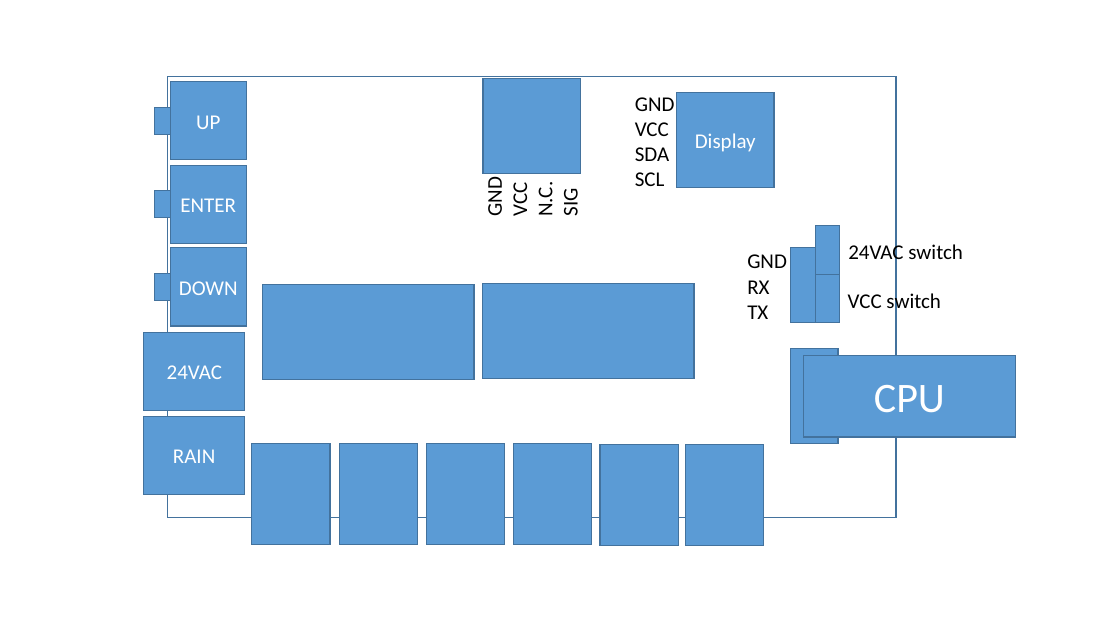
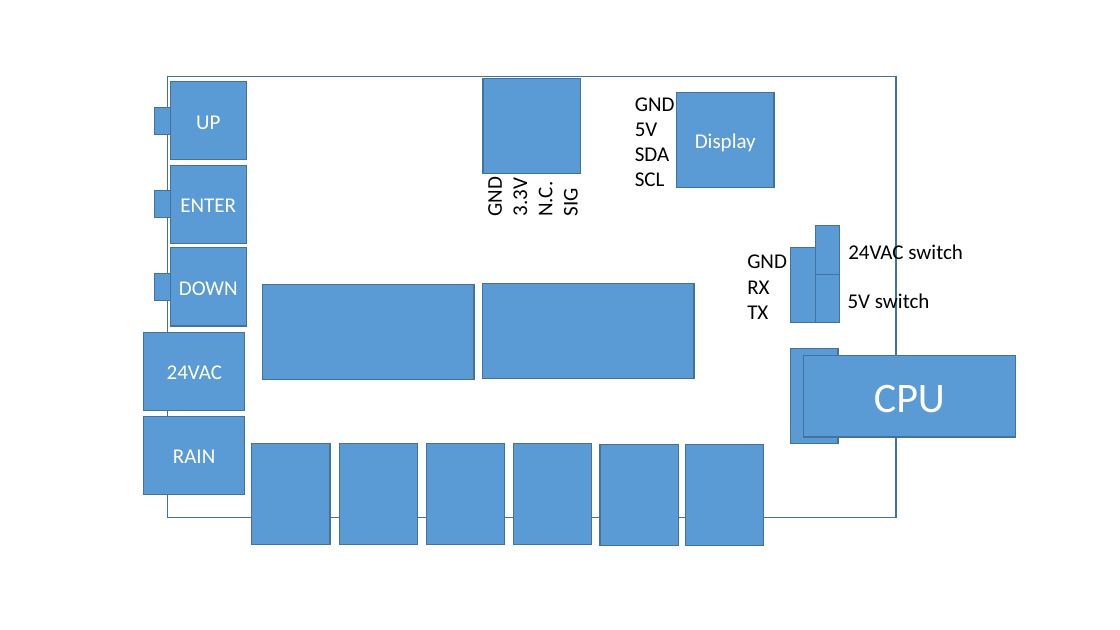
Before and after one commit to cdadgar/sprinkler, a slide deck: slide 2 of sprinkler.pptx. Drawn at 1120x630 pixels with LibreOffice and Linux fonts; fonts in the diff are those of the drawing. Boxes give left, top, right and bottom in pixels: in the first picture for what was removed or moved away, otherwise in the second. Text is boxed around its words. In the diff, an @@ line names an element or a change of style, - is before the commit and + after.

```diff
--- a/sprinkler.pptx
+++ b/sprinkler.pptx
@@ text at <box>635,122,658,136</box>: text changed @@
-VCC
+5V
@@ text at <box>507,181,533,215</box>: text changed @@
-VCC
+3.3V
@@ text at <box>848,291,930,315</box>: text changed @@
-VCC switch
+5V switch
```
Also in this commit, not shown: 3 other files.
